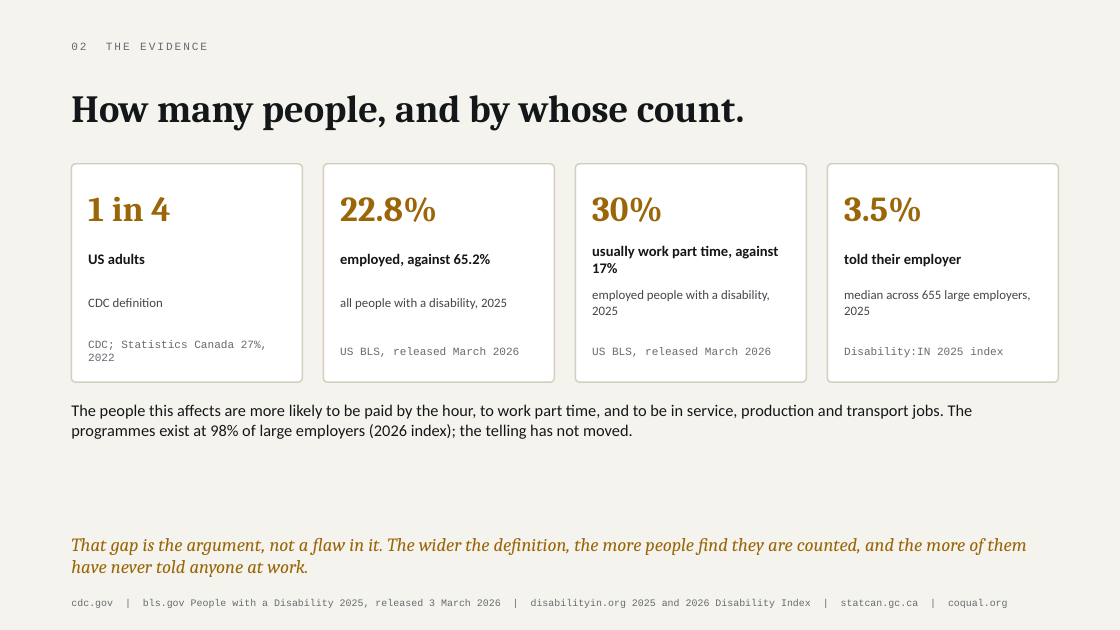
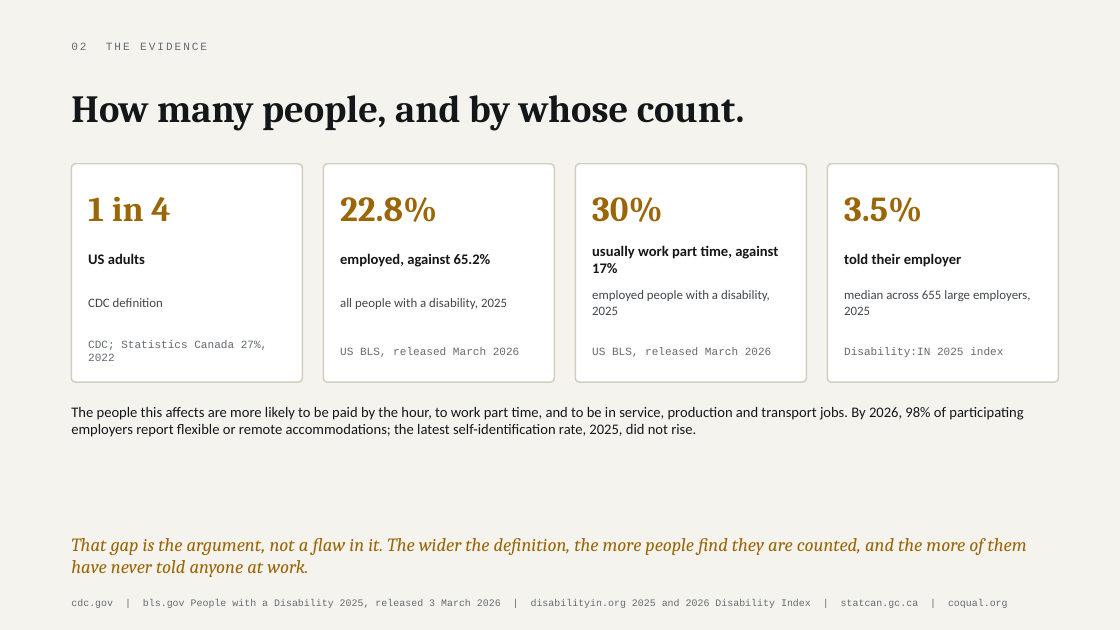
Before and after one commit to parthsevak2/curb-cut, a slide deck: slide 10 of deck/Curb-Cut.pptx. Drawn at 1120x630 pixels with LibreOffice and Linux fonts; fonts in the diff are those of the drawing. Boxes give left, top, right and bottom in pixels: in the first picture for what was removed or moved away, otherwise in the second. Text is boxed around its words. In the diff, an @@ line names an element or a change of style, - is before the commit and + after.

```diff
--- a/deck/Curb-Cut.pptx
+++ b/deck/Curb-Cut.pptx
@@ text at [71, 407, 1023, 437]: text changed; size 14 to 12.5 pt @@
-The people this affects are more likely to be paid by the hour, to work part time, and to be in service, production and transport jobs. The programmes exist at 98% of large employers (2026 index); the telling has not moved.
+The people this affects are more likely to be paid by the hour, to work part time, and to be in service, production and transport jobs. By 2026, 98% of participating employers report flexible or remote accommodations; the latest self-identification rate, 2025, did not rise.
```
Also in this commit, not shown: 7 other slides changed, 8 other files.
